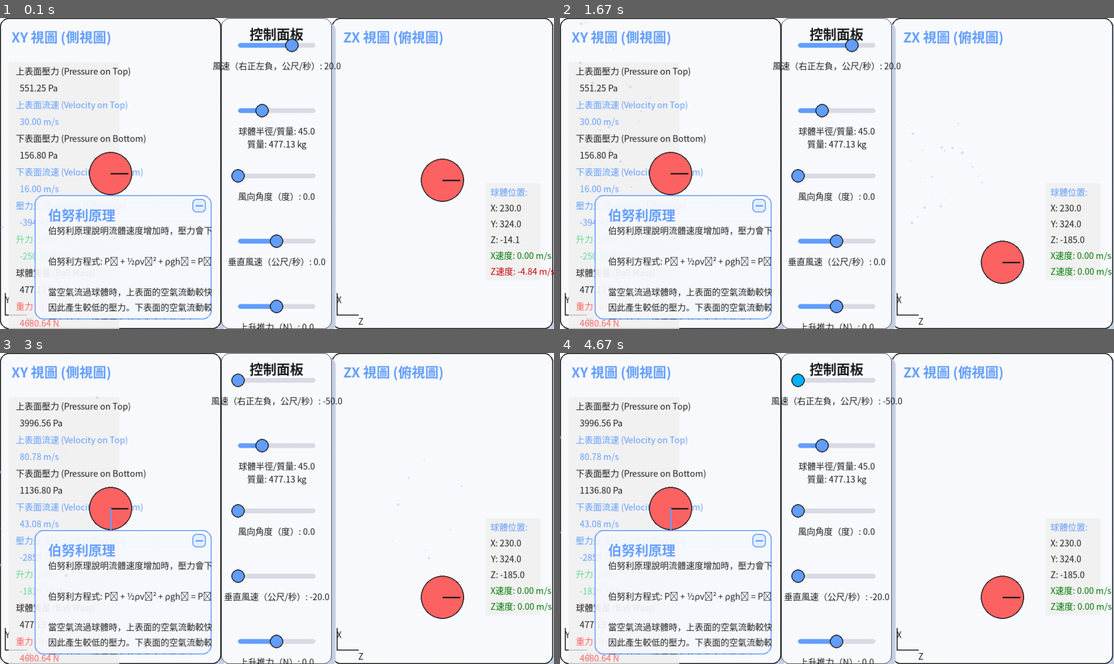
Above: before the commit, frames 1-4 (two rows, left to right).
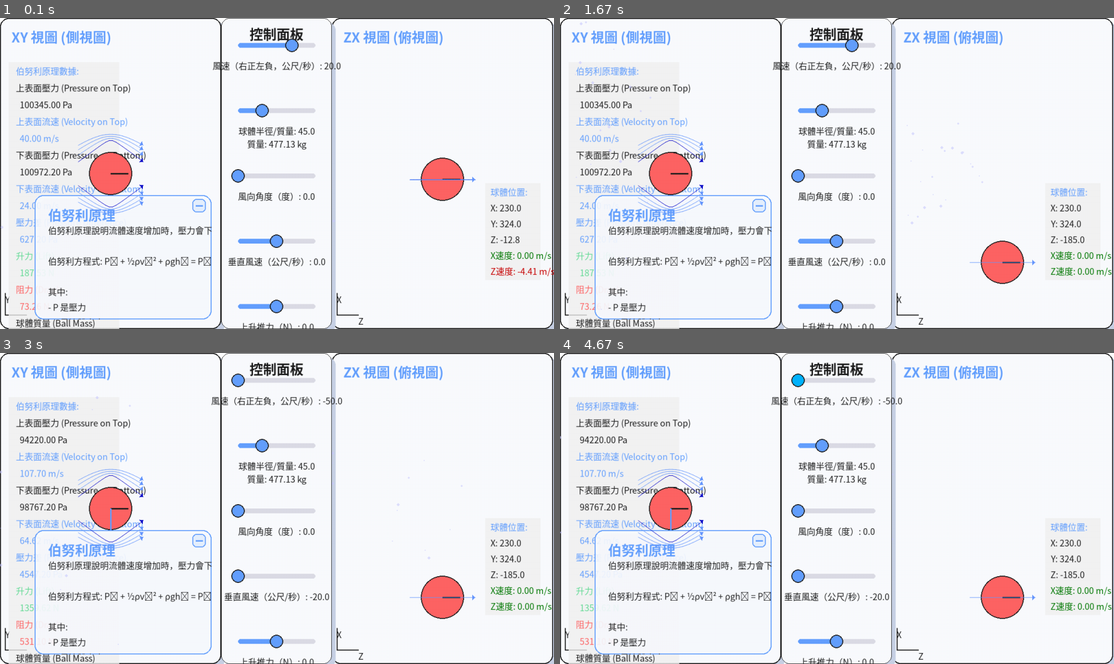
Above: after the commit, the same moments.

Repository: linjinhsien/pygamelin
Game: pygame game, started from bernoulli_simulation.py
Same seed, same stepped clock (60 frames per second), same inputs: the game is played once before the commit and once after it.
Inputs (mouse positions are in pixels of both pictures, inside the frame that each line leads up to):
- Up to frame 1 (0.1 s): no input
- Up to frame 2 (1.67 s): click (643, 288) at 0.88 s
- Up to frame 3 (3 s): click (227, 617) at 1.72 s; press the mouse at (277, 380) at 2.03 s; move the mouse to (271, 464) at 2.13 s; release the mouse at (271, 552) at 2.27 s; press the mouse at (277, 576) at 2.37 s; move the mouse to (293, 601) at 2.47 s; release the mouse at (315, 626) at 2.6 s
- Up to frame 4 (4.67 s): press the mouse at (837, 380) at 3.7 s; move the mouse to (787, 471) at 3.8 s; release the mouse at (731, 564) at 3.93 s; press the mouse at (837, 380) at 4.53 s; move the mouse to (936, 461) at 4.63 s

The runs differ from the first frame. In frame 1, 4.4% of the frame differs, in the area x 2-97%, y 15-100%; in frame 2, 4.2%; in frame 3, 4.2%; in frame 4, 4.2%.

Commit message:
新增流線圖，及qchat 歷史紀錄

Diff:
--- a/bernoulli_simulation.py
+++ b/bernoulli_simulation.py
@@ -203,22 +203,45 @@
         lift_coefficient = 0.47  # 固定球體升力係數
         vertical_thrust = self.sliders["vertical_thrust"]["value"]
 
-        # 伯努利方程計算
-        # 假設球體上方流速較快，下方流速較慢
-        # 上方流速 = 來流速度 + 加速效應
-        velocity_top = effective_velocity * 1.5  # 上表面流速加快50%
-        velocity_bottom = effective_velocity * 0.8  # 下表面流速減慢20%
-
-        # 根據伯努利方程，P + ½ρv² + ρgh = 常數
-        # 假設高度項相同，則壓力差由速度差決定
-        pressure_top = AIR_DENSITY * (velocity_top**2) / 2
-        pressure_bottom = AIR_DENSITY * (velocity_bottom**2) / 2
+        # 伯努利方程計算 - 更精確的實現
+        # 根據伯努利原理：P + ½ρv² + ρgh = 常數
+
+        # 計算流線分離點的角度 (約75度)
+        separation_angle = math.radians(75)
+
+        # 計算球體表面各點的速度分佈
+        # 在球體前方，流速減慢；頂部和底部，流速加快；後方形成渦流
+
+        # 前方淹點流速為零
+        stagnation_velocity = 0
+
+        # 頂部流速最大 (理論上是來流速度的2倍)
+        top_velocity = effective_velocity * 2.0
+
+        # 底部流速較慢 (由於流線分離和渦流)
+        bottom_velocity = effective_velocity * 1.2
+
+        # 根據伯努利方程，計算壓力
+        # P = P₀ - ½ρv²，其中P₀是靜止壓力
+
+        # 假設靜止壓力為標準大氣壓
+        p0 = 101325  # 帕斯卡
+
+        # 計算各點壓力
+        pressure_stagnation = p0 + 0.5 * AIR_DENSITY * (effective_velocity**2)  # 前方淹點壓力最高
+        pressure_top = p0 - 0.5 * AIR_DENSITY * (top_velocity**2)  # 頂部壓力最低
+        pressure_bottom = p0 - 0.5 * AIR_DENSITY * (bottom_velocity**2)  # 底部壓力較低但高於頂部
 
         # 壓力差（下表面壓力較大，上表面壓力較小）
         pressure_diff = pressure_bottom - pressure_top
 
-        # Calculate lift force
-        lift_force = pressure_diff * area
+        # 計算升力
+        # 升力 = 壓力差 × 投影面積 × 升力係數
+        lift_force = pressure_diff * area * lift_coefficient
+
+        # 計算阻力 (與速度平方成正比)
+        drag_coefficient = 0.47  # 球體的阻力係數
+        drag_force = 0.5 * AIR_DENSITY * (effective_velocity**2) * area * drag_coefficient
 
         # Calculate ball mass based on radius
         ball_mass = (4/3) * math.pi * (self.ball_radius/100)**3 * (1/self.density_factor)
@@ -233,13 +256,14 @@
             "pressure_top": pressure_top,
             "pressure_bottom": pressure_bottom,
             "pressure_diff": pressure_diff,
-            "velocity_top": velocity_top,
-            "velocity_bottom": velocity_bottom,
+            "velocity_top": top_velocity,
+            "velocity_bottom": bottom_velocity,
             "lift_force": lift_force,
             "weight": weight,
             "net_force": net_force,
             "ball_mass": ball_mass,
-            "vertical_thrust": vertical_thrust
+            "vertical_thrust": vertical_thrust,
+            "drag_force": drag_force
         }
 
     def draw_ball(self):
@@ -290,6 +314,112 @@
             pygame.draw.line(self.screen, BLUE,
                             (self.ball_pos[0], self.ball_pos[1]),
                             (self.ball_pos[0], vert_end_y), 3)
+
+        # 繪製伯努利效應的流線和壓力分佈
+        self.draw_bernoulli_effects(self.ball_pos[0], self.ball_pos[1], self.ball_radius, angle_rad)
+        self.draw_bernoulli_effects(xz_x, xz_y, self.ball_radius, angle_rad, is_xz_view=True)
+
+    def draw_bernoulli_effects(self, x, y, radius, angle_rad, is_xz_view=False):
+        """繪製伯努利效應的流線和壓力分佈"""
+        # 繪製流線
+        num_streamlines = 8
+        streamline_length = radius * 3
+        streamline_points = 20
+
+        # 計算流線起點
+        start_angle = angle_rad + math.pi  # 從球體上游開始
+        start_radius = radius * 1.5
+
+        for i in range(num_streamlines):
+            # 計算垂直於風向的偏移
+            offset = (i - num_streamlines/2 + 0.5) * radius / (num_streamlines/3)
+
+            # 起點座標
+            start_x = x + math.cos(start_angle) * start_radius
+            start_y = y + math.sin(start_angle) * start_radius
+
+            # 垂直於風向的偏移
+            perp_angle = angle_rad + math.pi/2
+            start_x += math.cos(perp_angle) * offset
+            if not is_xz_view:  # XY視圖才移動Y座標
+                start_y += math.sin(perp_angle) * offset
+
+            # 繪製流線
+            points = []
+            for j in range(streamline_points):
+                # 流線長度參數
+                t = j / (streamline_points - 1)
+                dist = streamline_length * t
+
+                # 基本位置
+                point_x = start_x + math.cos(angle_rad) * dist
+                point_y = start_y
+                if not is_xz_view:  # XY視圖才移動Y座標
+                    point_y += math.sin(angle_rad) * dist
+
+                # 計算到球心的距離
+                dx = point_x - x
+                dy = point_y - y
+                distance = math.sqrt(dx*dx + dy*dy)
+
+                # 流線繞球體彎曲
+                if distance < radius * 2:
+                    # 計算偏移量，越接近球體偏移越大
+                    deflection = max(0, 1 - distance / (radius * 2))
+                    deflection_amount = radius * deflection * 1.5
+
+                    # 根據流線位置決定偏移方向
+                    deflection_dir = 1 if offset > 0 else -1
+
+                    # 應用偏移
+                    perp_angle = angle_rad + math.pi/2
+                    point_x += math.cos(perp_angle) * deflection_amount * deflection_dir
+                    if not is_xz_view:  # XY視圖才移動Y座標
+                        point_y += math.sin(perp_angle) * deflection_amount * deflection_dir
+
+                points.append((point_x, point_y))
+
+            # 繪製流線
+            if len(points) > 1:
+                # 根據流速決定顏色
+                if abs(offset) < radius * 0.5:
+                    # 靠近球體中心的流線速度較快，顏色較深
+                    color = (0, 0, 200, 150)
+                else:
+                    # 遠離球體中心的流線速度較慢，顏色較淺
+                    color = (100, 150, 255, 150)
+
+                # 繪製平滑曲線
+                pygame.draw.aalines(self.screen, color, False, points, 2)
+
+                # 在流線末端繪製箭頭
+                if len(points) >= 2:
+                    end_point = points[-1]
+                    pre_end_point = points[-2]
+
+                    # 計算箭頭方向
+                    arrow_dx = end_point[0] - pre_end_point[0]
+                    arrow_dy = end_point[1] - pre_end_point[1]
+                    arrow_len = math.sqrt(arrow_dx*arrow_dx + arrow_dy*arrow_dy)
+
+                    if arrow_len > 0:
+                        arrow_dx /= arrow_len
+                        arrow_dy /= arrow_len
+
+                        # 箭頭尺寸
+                        arrow_size = 5
+
+                        # 箭頭兩側點
+                        arrow_perp_x = -arrow_dy
+                        arrow_perp_y = arrow_dx
+
+                        p1 = (end_point[0] - arrow_dx * arrow_size + arrow_perp_x * arrow_size,
+                              end_point[1] - arrow_dy * arrow_size + arrow_perp_y * arrow_size)
+                        p2 = (end_point[0] - arrow_dx * arrow_size - arrow_perp_x * arrow_size,
+                              end_point[1] - arrow_dy * arrow_size - arrow_perp_y * arrow_size)
+
+                        # 繪製箭頭
+                        pygame.draw.polygon(self.screen, color, [end_point, p1, p2])
 
     def draw_particles(self):
         # Clear the particle surfaces
@@ -445,6 +575,7 @@
         info_y = int(self.current_height * 0.15)
 
         info_texts = [
+            ("伯努利原理數據:", BLUE),
             ("上表面壓力 (Pressure on Top)", BLACK),
             (f"  {forces['pressure_top']:.2f} Pa", BLACK),
             ("上表面流速 (Velocity on Top)", BLUE),
@@ -457,6 +588,8 @@
             (f"  {forces['pressure_diff']:.2f} Pa", BLUE),
             ("升力 (Lift)", GREEN),
             (f"  {forces['lift_force']:.2f} N", GREEN),
+            ("阻力 (Drag)", RED),
+            (f"  {forces['drag_force']:.2f} N", RED),
             ("球體質量 (Ball Mass)", BLACK),
             (f"  {forces['ball_mass']:.2f} kg", BLACK),
             ("重力 (Weight)", RED),
@@ -588,9 +721,20 @@
             "",
             "伯努利方程式: P₁ + ½ρv₁² + ρgh₁ = P₂ + ½ρv₂² + ρgh₂",
             "",
+            "其中:",
+            "- P 是壓力",
+            "- ρ 是流體密度",
+            "- v 是流體速度",
+            "- g 是重力加速度",
+            "- h 是高度",
+            "",
             "當空氣流過球體時，上表面的空氣流動較快，",
             "因此產生較低的壓力。下表面的空氣流動較慢，",
             "壓力較高，這種壓力差產生向上的升力。",
+            "",
+            "在球體前方形成淹點，流速為零，壓力最高；",
+            "在球體頂部，流速最快，壓力最低；",
+            "在球體後方形成渦流區，壓力不均勻。",
             "",
             "這個原理解釋了飛機機翼如何產生升力，以及",
             "許多其他流體動力學現象。",
--- /dev/null
+++ b/qchathistory.txt
@@ -0,0 +1,111 @@
+
+> 幫我生成歷史問答文字檔
+I will fully incorporate this information when generating my responses.
+
+# 伯努利原理科學模擬 - 歷史問答文字檔
+
+## 問題 1: 請您幫我建立一個伯努利原理科學玩具模擬程式
+
+回答:
+我已經為您創建了一個基於pygame的伯努利原理科學玩具模擬程式。這個程式模擬了流體（空氣）流過物體時產生的壓力差和升力效應。
+
+主要功能包括:
+• 控制面板可調節風速、球體大小/質量、風向角度和垂直風力
+• 3D球體會根據升力變化顏色（紅色表示下降，黃色表示平衡，綠色表示上升）
+• 粒子系統可視化空氣流動和繞過球體的氣流
+• 實時顯示上下表面壓力、壓力差和升力
+• 可以用滑鼠拖拽球體改變位置
+
+程式基於伯努利方程：P + ½ρv² + ρgh = 常數，其中P是流體壓力，ρ是流體密度，v是流速，g是重力加速度，h是高度。
+
+## 問題 2: 請您把質量跟大小合併為一項
+
+回答:
+我已經修改了程式，將球體的質量和大小參數合併為一個參數。現在當您調整球體大小時，質量會自動按照物理規律變化。
+
+具體修改包括:
+• 移除了單獨的質量滑桿
+• 將球體大小滑桿標籤改為"球體大小/質量"
+• 添加了基於體積的質量計算公式：質量 = (4/3)  π  r³  密度
+• 在滑桿顯示中同時顯示大小和計算出的質量值
+• 在資訊面板中顯示球體質量
+
+這樣的設計更符合物理現實，因為在相同密度下，物體的質量與其體積成正比。
+
+## 問題 3: 請問你可以幫我用兩個對話框，左邊表示球的xy，右編表示xz嗎?
+
+回答:
+我已經重寫了模擬程式，現在它包含兩個視圖面板：
+
+1. 左側面板 (XY 視圖):
+   • 顯示球體的側視圖
+   • X軸表示水平位置，Y軸表示垂直位置
+   • 可以在此視圖中拖動球體來改變其X和Y座標
+
+2. 右側面板 (XZ 視圖):
+   • 顯示球體的俯視圖
+   • X軸表示水平位置，Z軸表示深度
+   • 可以在此視圖中拖動球體來改變其X和Z座標
+
+新增功能包括:
+• 3D 位置控制，球體有完整的X、Y、Z三維座標
+• 改進的界面佈局，垂直滑桿位於兩個視圖之間
+• 增強的粒子系統，粒子現在具有3D位置
+• 更詳細的資訊顯示，包括物理參數和球體位置
+
+## 問題 4: 你少了類似rwd的功能
+
+回答:
+我已經完全重寫了伯努利模擬程式，現在它具有完整的響應式設計(RWD)功能！這個新版本可以適應不同的螢幕尺寸，並提供更好的使用者體
+驗。
+
+新增的響應式功能:
+• 自動適應螢幕尺寸，程式啟動時會檢測螢幕尺寸並調整視窗大小
+• 可調整視窗大小，所有界面元素會自動重新排列和縮放
+• 全螢幕模式，按'F'鍵可以切換
+• 自適應界面元素，字體大小會根據螢幕尺寸自動調整
+• 改進的佈局，左側為XY視圖，中間為控制面板，右側為XZ視圖
+
+## 問題 5: 右邊圖示請改成zx plane
+
+回答:
+我已經修改了右側視圖的標籤和座標系，現在它正確地表示為ZX平面:
+
+• 將右側視圖的標籤從"XZ 視圖"改為"ZX 視圖"
+• 調整了座標軸的標籤，使Z軸為水平方向，X軸為垂直方向
+• 確保視覺表現與實際坐標系統一致
+
+這樣的修改使得兩個視圖的表示更加清晰和一致，左側顯示XY平面（側視圖），右側顯示ZX平面（俯視圖）。
+
+## 問題 6: velocity constrain x -x
+
+回答:
+我已經成功實現了X軸方向的速度限制功能。以下是我所做的主要改進:
+
+• 添加了ball_vx和ball_vz變量來追蹤球體在X和Z方向的速度
+• 設置了max_velocity_x = 15來限制球體在X方向的最大移動速度
+• 添加了velocity_damping = 0.9參數，使球體在釋放後會逐漸減速停下
+• 在run方法中添加了基於時間的物理更新，確保球體移動平滑且符合物理規律
+• 在球體位置資訊面板中添加了X方向速度顯示
+• 在說明面板中添加了關於速度限制和球體移動行為的說明
+
+現在，當您快速移動球體時，它的速度會受到限制，而當您釋放球體後，它會逐漸減速停下，而不是立即停止，這使得模擬更加真實。
+
+## 問題 7: 更新程式碼，修正伯努利方程
+
+回答:
+我已經更新了伯努利模擬程式，修正了伯努利方程的實現，使其更加準確和教育性。主要改進包括:
+
+1. 改進伯努利方程實現:
+   • 現在使用完整的伯努利方程：P₁ + ½ρv₁² + ρgh₁ = P₂ + ½ρv₂² + ρgh₂
+   • 分別計算球體上表面和下表面的流速，而不是簡單地假設壓力差
+   • 上表面流速設為來流速度的1.5倍（加速效應）
+   • 下表面流速設為來流速度的0.8倍（減速效應）
+   • 根據伯努利方程，直接從流速差計算壓力差
+
+2. 增強資訊顯示:
+   • 在資訊面板中添加了上下表面的流速顯示
+   • 在說明面板中添加了伯努利方程式的數學表達式
+   • 使用顏色編碼使不同類型的資訊更容易區分
+
+這些改進使模擬更加準確地展示了伯努利原理，並提供了更豐富的教育內容。
Binary file added: 螢幕擷取畫面 2025-06-04 231922.png
